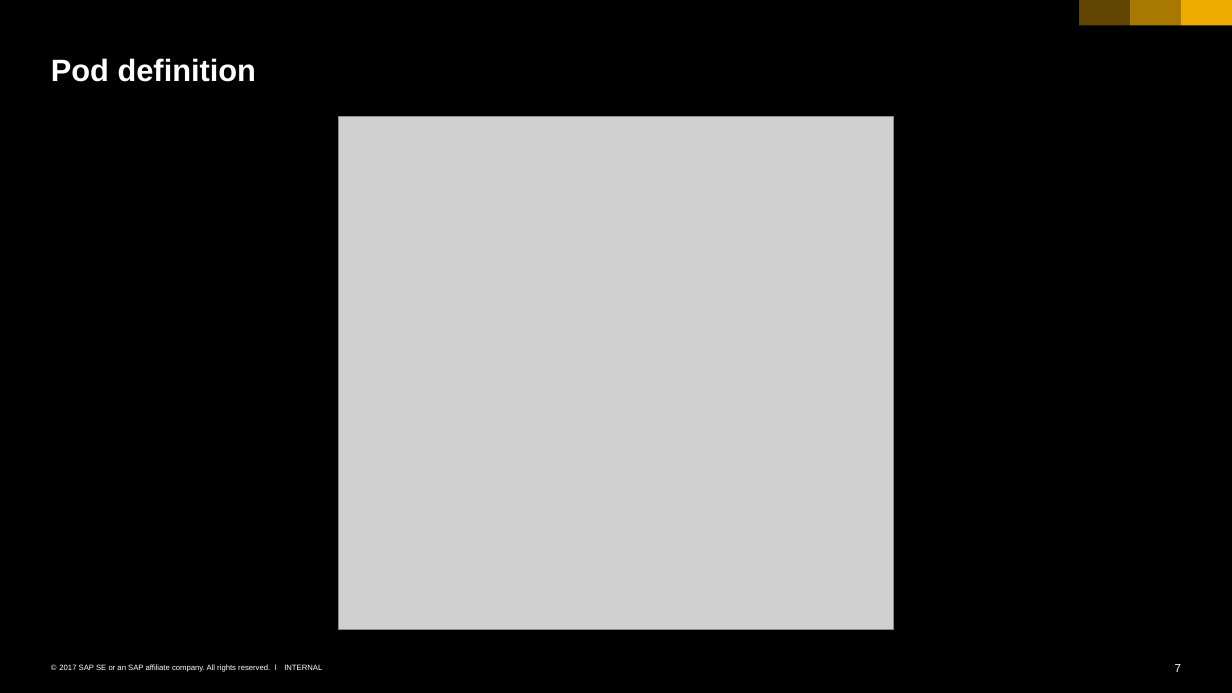
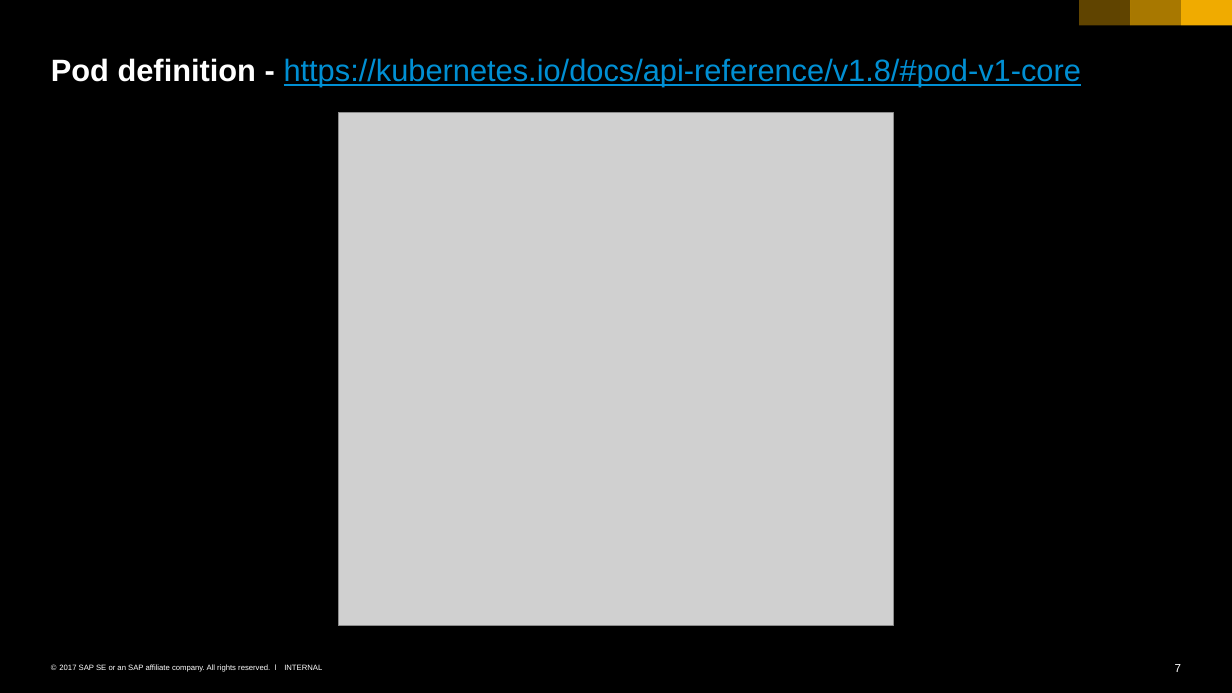
Before and after one commit to cuijiyao01/docker-k8s-training, a slide deck: slide 7 of kubernetes/02_namespaces_pods.pptx. Drawn at 1232x693 pixels with LibreOffice and Linux fonts; fonts in the diff are those of the drawing; grey boxes stand for pictures. Boxes give left, top, right and bottom in pixels: in the first picture for what was removed or moved away, otherwise in the second. Text is boxed around its words. In the diff, an @@ line names an element or a change of style, - is before the commit and + after.

```diff
--- a/kubernetes/02_namespaces_pods.pptx
+++ b/kubernetes/02_namespaces_pods.pptx
@@ title at (x1=51, y1=58, x2=1081, y2=87): text changed; text colour #FFFFFF to #008FD3; bold off @@
-Pod definition
+Pod definition - https://kubernetes.io/docs/api-reference/v1.8/#pod-v1-core
@@ picture moved from (x1=338, y1=116, x2=893, y2=629) to (x1=338, y1=113, x2=893, y2=625) @@
```
Also in this commit, not shown: 1 other slide changed, 1 slide added, 6 other files.
